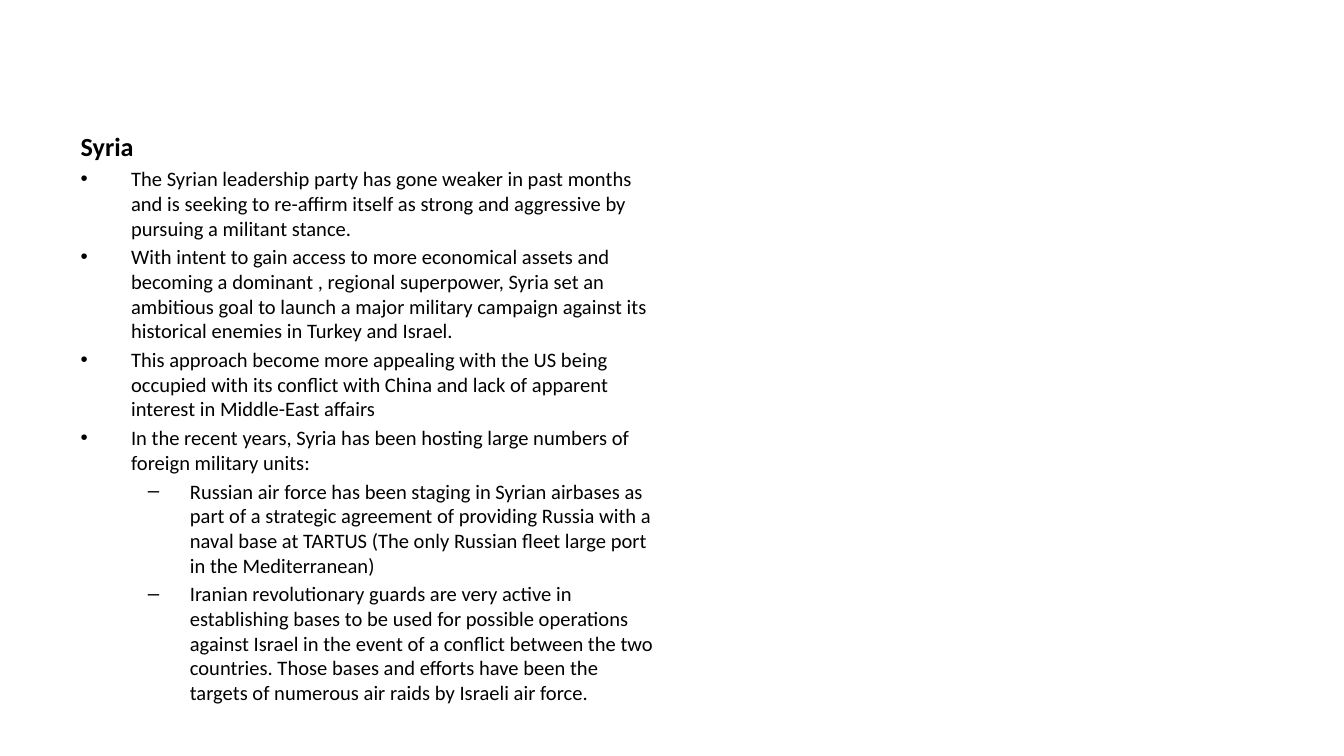
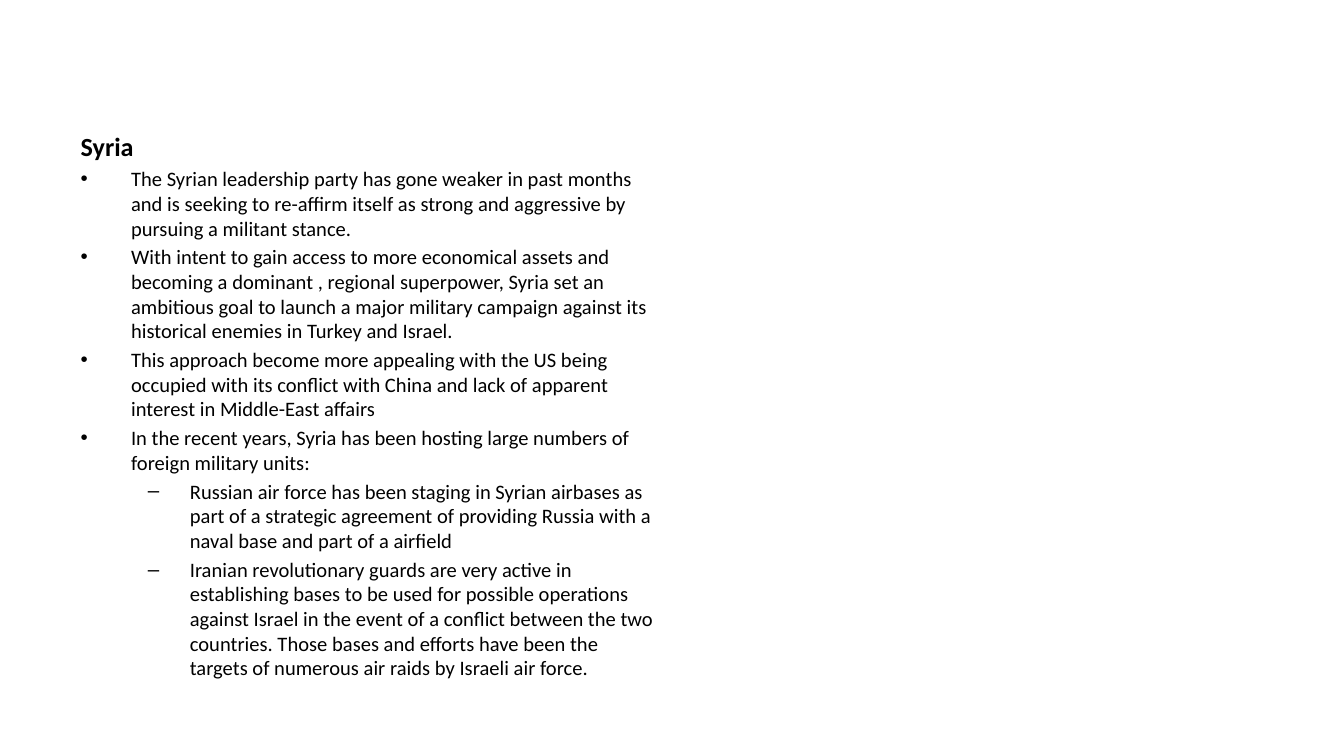
Before and after one commit to 132nd-vWing/OPAR-Brief, a slide deck: slide 9 of UNDER DEVELOPMENT/132nd OP ACTIVE RESOLVE Introduction Brief.pptx. Drawn at 1344x756 pixels with LibreOffice and Linux fonts; fonts in the diff are those of the drawing; background and template pictures are left out. Boxes give left, top, right and bottom in pixels: in the first picture for what was removed or moved away, otherwise in the second. Text is boxed around its words. In the diff, an @@ line names an element or a change of style, - is before the commit and + after.

```diff
--- a/UNDER DEVELOPMENT/132nd OP ACTIVE RESOLVE Introduction Brief.pptx
+++ b/UNDER DEVELOPMENT/132nd OP ACTIVE RESOLVE Introduction Brief.pptx
@@ text at box(190, 484, 651, 552): text changed @@
-  – Russian air force has been staging in Syrian airbases as part of a strategic agreement of providing Russia with a naval base at TARTUS (The only Russian fleet large port in the Mediterranean)
+  – Russian air force has been staging in Syrian airbases as part of a strategic agreement of providing Russia with a naval base and part of a airfield
```
Also in this commit, not shown: 5 other slides changed, 12 other files.
